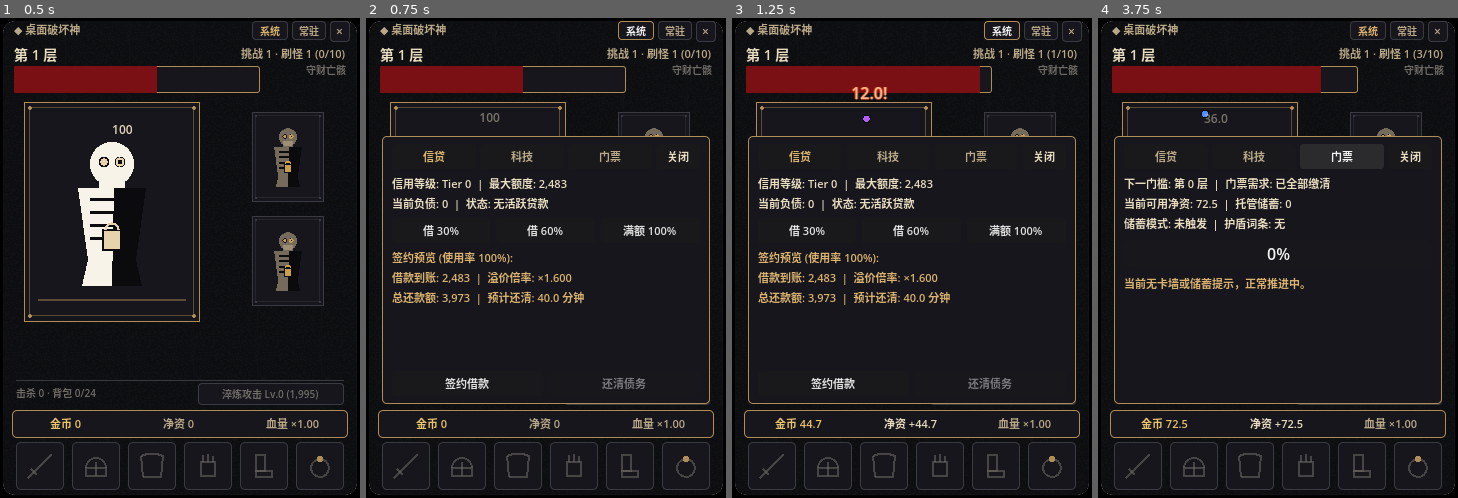
Above: before the commit, frames 1-4 (left to right).
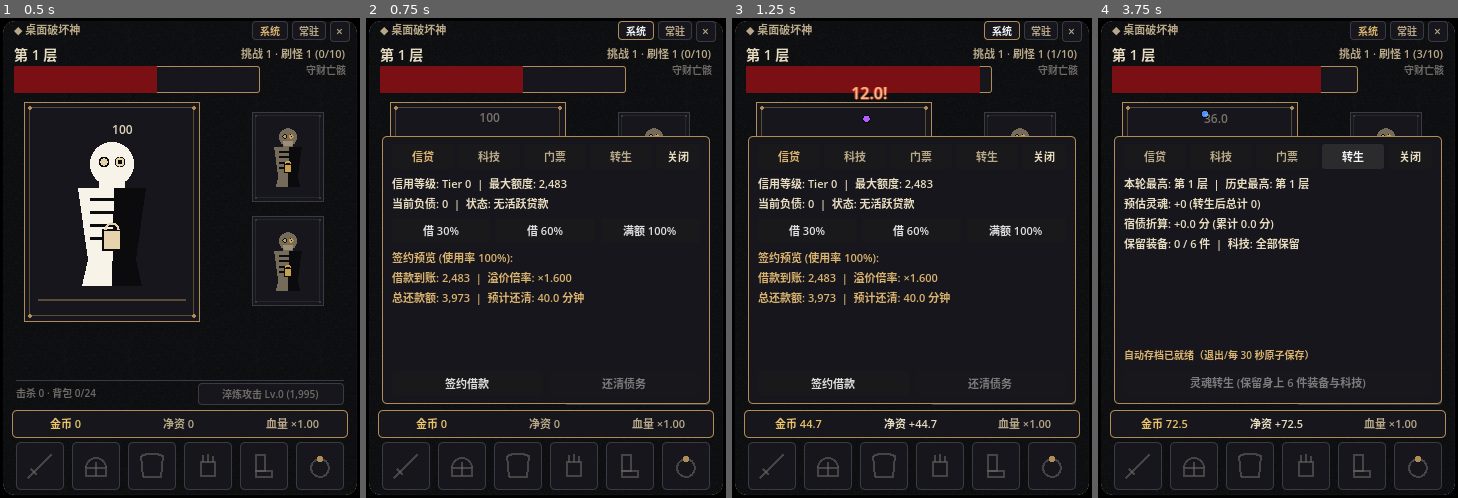
Above: after the commit, the same moments.

Repository: ruiy66288-svg/desktop-diablo
Game: Godot game, scene res://ui/MainWindow.tscn
The game is run twice, just before and just after one commit, with the same random seed, the same clock (stepped at 60 frames per second) and the same inputs.
Inputs (mouse positions are in pixels of both pictures, inside the frame that each line leads up to):
- Up to frame 1 (0.5 s): no input
- Up to frame 2 (0.75 s): click "系统" at 0.5 s
- Up to frame 3 (1.25 s): no input
- Up to frame 4 (3.75 s): click "信贷" at 1.25 s; click "科技" at 2 s; click "门票" at 2.75 s; click (1353, 157) at 3.5 s, where only the run after the commit has a clickable "转生"

Frame 1 is identical in both runs. In frame 2, 0.5% of the frame differs, in the area x 12-74%, y 27-31%; in frame 3, 0.5%; in frame 4, 5.4%, in the area x 7-75%, y 27-78%.

Commit message:
[D6 UI] 接入灵魂转生按钮与预览、自动存档离线结算及最终原型截图

Diff:
--- a/autoload/Game.gd
+++ b/autoload/Game.gd
@@ -10,13 +10,18 @@
 const CommandScript = preload("res://simulation/commands/Command.gd")
 const PresentationBusScript = preload("res://presentation/PresentationBus.gd")
 const SimEventScript = preload("res://simulation/events/SimEvent.gd")
+const SaveServiceScript = preload("res://persistence/SaveService.gd")
+const OfflineCalcScript = preload("res://offline/OfflineCalc.gd")
 
 const AUTOLOAD_NODE_NAME: String = "GameAutoload"
 const DEFAULT_MASTER_SEED: int = 20261112
 const UNCONSUMED_BUS_SAFETY_CAP: int = 512
+const DEFAULT_SAVE_PATH: String = "user://save.json"
+const AUTO_SAVE_INTERVAL_SEC: float = 30.0
 
 signal sim_ticked(steps: int)
 signal restored_from_minimized(summary: Dictionary)
+signal offline_settled(summary: Dictionary)
 
 var _state: SimStateScript = null
 var _runner: SimRunnerScript = null
@@ -25,6 +30,10 @@
 var _force_minimized_for_test: bool = false
 var _auto_tick_enabled: bool = true
 var _last_minimized_summary: Dictionary = {}
+var _last_offline_summary: Dictionary = {}
+var _auto_save_enabled: bool = false
+var _auto_save_path: String = DEFAULT_SAVE_PATH
+var _auto_save_elapsed: float = 0.0
 
 static func resolve_from_tree(tree: SceneTree) -> Game:
 	if tree == null or tree.root == null:
@@ -48,15 +57,25 @@
 	_state = SimStateScript.new(seed_val, bal)
 	if _state.tech != null:
 		_state.tech.debug_seconds_mode = debug_seconds_mode
-	_runner = SimRunnerScript.new(_state)
+	_runner = SimRunnerScript.new(_state, Callable(OfflineCalcScript, "handle_long_gap"))
 	_bus = PresentationBusScript.new()
 	_was_minimized = false
 	_last_minimized_summary = {}
+	_last_offline_summary = {}
 
 func _process(delta: float) -> void:
 	if not _auto_tick_enabled:
 		return
 	advance_frame(delta)
+	if _auto_save_enabled:
+		_auto_save_elapsed += delta
+		if _auto_save_elapsed >= AUTO_SAVE_INTERVAL_SEC:
+			_auto_save_elapsed = 0.0
+			save_current_game(_auto_save_path)
+
+func _notification(what: int) -> void:
+	if what == NOTIFICATION_WM_CLOSE_REQUEST and _auto_save_enabled:
+		save_current_game(_auto_save_path)
 
 ## 单帧推进入口：驱动 10Hz SimRunner 并在最小化状态下持续排空消费 PresentationBus (勘误 E8 & Q10)
 func advance_frame(delta: float) -> int:
@@ -157,3 +176,52 @@
 func request_settle_research(now_unix: float = -1.0) -> void:
 	var ts: float = now_unix if now_unix >= 0.0 else Time.get_unix_time_from_system()
 	submit_command(CommandScript.make_settle_research(ts))
+
+func enable_auto_persistence(save_path: String = DEFAULT_SAVE_PATH) -> void:
+	_auto_save_path = save_path
+	_auto_save_enabled = true
+	_auto_save_elapsed = 0.0
+
+func get_last_offline_summary() -> Dictionary:
+	return _last_offline_summary
+
+func save_current_game(save_path: String = DEFAULT_SAVE_PATH, now_unix: float = -1.0) -> Error:
+	if _state == null:
+		return ERR_UNCONFIGURED
+	var err: Error = SaveServiceScript.save_to_file(_state, save_path)
+	if err == OK:
+		var ts: float = now_unix if now_unix >= 0.0 else Time.get_unix_time_from_system()
+		var meta_path: String = save_path + ".meta.json"
+		var f: FileAccess = FileAccess.open(meta_path, FileAccess.WRITE)
+		if f != null:
+			f.store_string(JSON.stringify({"last_save_unix": ts}))
+			f.close()
+	return err
+
+func load_saved_game(save_path: String = DEFAULT_SAVE_PATH, now_unix: float = -1.0, p_balance: BalanceScript = null) -> Dictionary:
+	var bal: BalanceScript = p_balance if p_balance != null else (BalanceScript.load_default() as BalanceScript)
+	var loaded: SimStateScript = SaveServiceScript.load_from_file(save_path, bal)
+	if loaded == null:
+		return {"loaded": false}
+	_state = loaded
+	_runner = SimRunnerScript.new(_state, Callable(OfflineCalcScript, "handle_long_gap"))
+	_bus = PresentationBusScript.new()
+	_was_minimized = false
+	_last_minimized_summary = {}
+
+	var ts: float = now_unix if now_unix >= 0.0 else Time.get_unix_time_from_system()
+	var last_unix: float = ts
+	var meta_path: String = save_path + ".meta.json"
+	if FileAccess.file_exists(meta_path):
+		var mf: FileAccess = FileAccess.open(meta_path, FileAccess.READ)
+		if mf != null:
+			var parsed: Variant = JSON.parse_string(mf.get_as_text())
+			mf.close()
+			if parsed is Dictionary:
+				last_unix = float((parsed as Dictionary).get("last_save_unix", ts))
+
+	var elapsed: float = maxf(0.0, ts - last_unix)
+	_last_offline_summary = OfflineCalcScript.settle(_state, elapsed, ts)
+	_last_offline_summary["loaded"] = true
+	offline_settled.emit(_last_offline_summary)
+	return _last_offline_summary
--- a/tests/run_all.gd
+++ b/tests/run_all.gd
@@ -122,6 +122,17 @@
 				if bool(d5_ui_test_script.call("run")):
 					passed_count += 1
 
+	# 12. D6 UI (自动接入): 若 res://tests/test_d6_ui.gd 存在则执行
+	if ResourceLoader.exists("res://tests/test_d6_ui.gd"):
+		var d6_ui_test_script: GDScript = ResourceLoader.load("res://tests/test_d6_ui.gd") as GDScript
+		if d6_ui_test_script != null:
+			total_count += 1
+			if not d6_ui_test_script.can_instantiate():
+				printerr("[TestRunner] 可选测试脚本编译失败，计为未通过: " + d6_ui_test_script.resource_path)
+			else:
+				if bool(d6_ui_test_script.call("run")):
+					passed_count += 1
+
 	print("--------------------------------------------------")
 	if passed_count == total_count:
 		print("[TestRunner] 全部测试通过! 通过数 / 总数: %d / %d" % [passed_count, total_count])
--- /dev/null
+++ b/tests/test_d6_ui.gd
@@ -0,0 +1,119 @@
+extends RefCounted
+
+## D6 UI 与 Game 协调器集成测试 (`WP-16` 灵魂转生 UI + `WP-17` 自动读存档与离线结算闭环)
+## 铁律：100% 显式静态类型，零 :=；UI 只读 SimState，所有状态变更通过 Game.request_* -> Command 队列
+
+const GameScript = preload("res://autoload/Game.gd")
+const MainWindowScript = preload("res://ui/MainWindow.gd")
+const SystemsDrawerScript = preload("res://ui/SystemsDrawer.gd")
+const SimStateScript = preload("res://simulation/SimState.gd")
+const ItemInstanceScript = preload("res://simulation/loot/ItemInstance.gd")
+const NumScript = preload("res://core/num/Num.gd")
+
+const TEST_SAVE_PATH: String = "user://test_d6_ui_save.json"
+
+static func run() -> bool:
+	var ok: bool = true
+	ok = _test_prestige_drawer_flow() and ok
+	ok = _test_game_save_load_offline_flow() and ok
+	return ok
+
+static func _test_prestige_drawer_flow() -> bool:
+	var game: GameScript = GameScript.new()
+	game.initialize_session(20261113, null, true)
+	var state: SimStateScript = game.get_sim_state()
+	state.run_best = 120
+	state.all_time_best = 120
+	state.current_stage = 120
+	var wpn: ItemInstanceScript = ItemInstanceScript.new(
+		88001,
+		"转生测试剑",
+		ItemInstanceScript.Slot.WEAPON,
+		ItemInstanceScript.Rarity.UNIQUE,
+		15,
+		3.0,
+		0.2,
+		1.2,
+		state.balance
+	)
+	state.equip_item(wpn)
+
+	var win: MainWindowScript = MainWindowScript.new()
+	win.bind_game(game)
+	win._ready()
+
+	win.open_systems_drawer(SystemsDrawerScript.TabKind.PRESTIGE)
+	if not win.systems_drawer.visible or win.systems_drawer.get_active_tab() != SystemsDrawerScript.TabKind.PRESTIGE:
+		push_error("[test_d6_ui] Expected SystemsDrawer open on PRESTIGE tab")
+		win.free()
+		game.free()
+		return false
+
+	var pv: Dictionary = win.systems_drawer.get_prestige_preview_snapshot()
+	if not bool(pv.get("can_prestige", false)) or int(pv.get("kept_equipped_count", 0)) != 1:
+		push_error("[test_d6_ui] Expected can_prestige=true and kept_equipped_count=1")
+		win.free()
+		game.free()
+		return false
+
+	win.systems_drawer._on_prestige_pressed()
+	game.advance_frame(0.2)
+
+	if state.current_stage != 1 or state.equipped.get("weapon", null) == null:
+		push_error("[test_d6_ui] Expected current_stage reset to 1 and weapon kept after prestige")
+		win.free()
+		game.free()
+		return false
+
+	win.free()
+	game.free()
+	print("[test_d6_ui] _test_prestige_drawer_flow PASS")
+	return true
+
+static func _test_game_save_load_offline_flow() -> bool:
+	_cleanup_test_files()
+
+	var game_a: GameScript = GameScript.new()
+	game_a.initialize_session(20261113, null, true)
+	var state_a: SimStateScript = game_a.get_sim_state()
+	state_a.run_best = 12
+	state_a.all_time_best = 12
+	state_a.current_stage = 12
+	state_a.upgrades.atk_level = 5
+	state_a.recalculate_stats()
+
+	var t0: float = 1700000000.0
+	var save_err: Error = game_a.save_current_game(TEST_SAVE_PATH, t0)
+	if save_err != OK:
+		push_error("[test_d6_ui] Expected save_current_game OK, got %d" % int(save_err))
+		game_a.free()
+		return false
+
+	var game_b: GameScript = GameScript.new()
+	var off: Dictionary = game_b.load_saved_game(TEST_SAVE_PATH, t0 + 120.0)
+	if not bool(off.get("loaded", false)):
+		push_error("[test_d6_ui] Expected load_saved_game loaded=true")
+		game_a.free()
+		game_b.free()
+		_cleanup_test_files()
+		return false
+
+	var eff_sec: float = float(off.get("effective_seconds", 0.0))
+	var state_b: SimStateScript = game_b.get_sim_state()
+	if not is_equal_approx(eff_sec, 120.0) or state_b.run_best < 12:
+		push_error("[test_d6_ui] Expected effective_seconds=120.0 and run_best>=12, got %.1f / %d" % [eff_sec, state_b.run_best])
+		game_a.free()
+		game_b.free()
+		_cleanup_test_files()
+		return false
+
+	game_a.free()
+	game_b.free()
+	_cleanup_test_files()
+	print("[test_d6_ui] _test_game_save_load_offline_flow PASS (offline 120s, gold=%s)" % NumScript.format_num(float(off.get("gold_gain_log", NumScript.ZERO))))
+	return true
+
+static func _cleanup_test_files() -> void:
+	for p: String in [TEST_SAVE_PATH, TEST_SAVE_PATH + ".meta.json", TEST_SAVE_PATH + ".bak", TEST_SAVE_PATH + ".tmp"]:
+		if FileAccess.file_exists(p):
+			DirAccess.remove_absolute(ProjectSettings.globalize_path(p))
--- a/ui/MainWindow.gd
+++ b/ui/MainWindow.gd
@@ -37,8 +37,8 @@
 
 const MAIN_CARD_POS: Vector2 = Vector2(24.0, 84.0)
 const MAIN_CARD_SIZE: Vector2 = Vector2(176.0, 220.0)
-const BOSS_CARD_POS: Vector2 = Vector2(76.0, 64.0)
-const BOSS_CARD_SIZE: Vector2 = Vector2(208.0, 260.0)
+const BOSS_CARD_POS: Vector2 = Vector2(76.0, 66.0)
+const BOSS_CARD_SIZE: Vector2 = Vector2(208.0, 256.0)
 const QUEUE_CARD_1_POS: Vector2 = Vector2(252.0, 94.0)
 const QUEUE_CARD_2_POS: Vector2 = Vector2(252.0, 198.0)
 const QUEUE_CARD_SIZE: Vector2 = Vector2(72.0, 90.0)
@@ -139,6 +139,10 @@
 			bind_game(fallback_game)
 
 	_parse_capture_user_args()
+	if DisplayServer.get_name() != "headless" and _capture_preview_path.is_empty() and game_ref != null:
+		if FileAccess.file_exists(GameScript.DEFAULT_SAVE_PATH):
+			game_ref.load_saved_game(GameScript.DEFAULT_SAVE_PATH)
+		game_ref.enable_auto_persistence(GameScript.DEFAULT_SAVE_PATH)
 	refresh_hud()
 
 ## 绑定外部或全局 Game 会话协调器（支持测试环境注入独立确定性会话）
--- a/ui/SystemsDrawer.gd
+++ b/ui/SystemsDrawer.gd
@@ -16,7 +16,8 @@
 enum TabKind {
 	CREDIT = 0,
 	TECH = 1,
-	TOLL = 2
+	TOLL = 2,
+	PRESTIGE = 3
 }
 
 var _game_ref: GameScript = null
@@ -26,6 +27,7 @@
 var _btn_tab_credit: Button = null
 var _btn_tab_tech: Button = null
 var _btn_tab_toll: Button = null
+var _btn_tab_prestige: Button = null
 var _content_box: VBoxContainer = null
 
 # Credit tab widgets
@@ -49,6 +51,12 @@
 var _lbl_toll_status: Label = null
 var _toll_progress_bar: ProgressBar = null
 var _lbl_toll_hint: Label = null
+
+# Prestige tab widgets
+var _prestige_view: VBoxContainer = null
+var _lbl_prestige_preview: Label = null
+var _lbl_offline_summary: Label = null
+var _btn_prestige: Button = null
 
 func _init() -> void:
 	name = "SystemsDrawer"
@@ -75,7 +83,8 @@
 
 func open_tab(tab_idx: int = -1) -> void:
 	if tab_idx >= 0:
-		_active_tab = clampi(tab_idx, TabKind.CREDIT, TabKind.TOLL)
+		_active_tab = clampi(tab_idx, TabKind.CREDIT, TabKind.PRESTIGE)
+		_sync_tab_visibility()
 	visible = true
 	refresh_view()
 
@@ -112,9 +121,11 @@
 	_btn_tab_credit = _make_tab_button("信贷", TabKind.CREDIT)
 	_btn_tab_tech = _make_tab_button("科技", TabKind.TECH)
 	_btn_tab_toll = _make_tab_button("门票", TabKind.TOLL)
+	_btn_tab_prestige = _make_tab_button("转生", TabKind.PRESTIGE)
 	header.add_child(_btn_tab_credit)
 	header.add_child(_btn_tab_tech)
 	header.add_child(_btn_tab_toll)
+	header.add_child(_btn_tab_prestige)
 
 	var close_btn: Button = Button.new()
 	close_btn.name = "BtnCloseDrawer"
@@ -132,6 +143,7 @@
 	_build_credit_tab()
 	_build_tech_tab()
 	_build_toll_tab()
+	_build_prestige_tab()
 	_sync_tab_visibility()
 
 func _make_tab_button(title: String, tab_idx: int) -> Button:
@@ -253,6 +265,41 @@
 	_lbl_toll_hint.add_theme_color_override("font_color", ThemePaletteScript.color_old_gold_bright())
 	_toll_view.add_child(_lbl_toll_hint)
 
+func _build_prestige_tab() -> void:
+	_prestige_view = VBoxContainer.new()
+	_prestige_view.size_flags_vertical = Control.SIZE_EXPAND_FILL
+	_prestige_view.add_theme_constant_override("separation", 8)
+	_content_box.add_child(_prestige_view)
+
+	_lbl_prestige_preview = Label.new()
+	_lbl_prestige_preview.autowrap_mode = TextServer.AUTOWRAP_WORD_SMART
+	_lbl_prestige_preview.size_flags_vertical = Control.SIZE_EXPAND_FILL
+	_lbl_prestige_preview.add_theme_font_size_override("font_size", 11)
+	_lbl_prestige_preview.add_theme_color_override("font_color", ThemePaletteScript.color_bone_white())
+	_prestige_view.add_child(_lbl_prestige_preview)
+
+	_lbl_offline_summary = Label.new()
+	_lbl_offline_summary.autowrap_mode = TextServer.AUTOWRAP_WORD_SMART
+	_lbl_offline_summary.add_theme_font_size_override("font_size", 10)
+	_lbl_offline_summary.add_theme_color_override("font_color", ThemePaletteScript.color_old_gold_bright())
+	_prestige_view.add_child(_lbl_offline_summary)
+
+	_btn_prestige = Button.new()
+	_btn_prestige.name = "BtnSoulPrestige"
+	_btn_prestige.text = "灵魂转生 (保留身上 6 件装备与科技)"
+	_btn_prestige.custom_minimum_size = Vector2(0.0, 26.0)
+	_btn_prestige.add_theme_font_size_override("font_size", 11)
+	_btn_prestige.pressed.connect(_on_prestige_pressed)
+	_prestige_view.add_child(_btn_prestige)
+
+func get_prestige_preview_snapshot() -> Dictionary:
+	if _game_ref == null:
+		return {"can_prestige": false}
+	var state: SimStateScript = _game_ref.get_sim_state()
+	if state == null:
+		return {"can_prestige": false}
+	return state.get_soul_prestige_preview()
+
 func _on_tab_selected(tab_idx: int) -> void:
 	_active_tab = tab_idx
 	_sync_tab_visibility()
@@ -262,6 +309,7 @@
 	_credit_view.visible = (_active_tab == TabKind.CREDIT)
 	_tech_view.visible = (_active_tab == TabKind.TECH)
 	_toll_view.visible = (_active_tab == TabKind.TOLL)
+	_prestige_view.visible = (_active_tab == TabKind.PRESTIGE)
 
 	_btn_tab_credit.add_theme_color_override(
 		"font_color",
@@ -275,6 +323,10 @@
 		"font_color",
 		ThemePaletteScript.color_old_gold_bright() if _active_tab == TabKind.TOLL else ThemePaletteScript.color_bone_shadow()
 	)
+	_btn_tab_prestige.add_theme_color_override(
+		"font_color",
+		ThemePaletteScript.color_old_gold_bright() if _active_tab == TabKind.PRESTIGE else ThemePaletteScript.color_bone_shadow()
+	)
 
 func refresh_view() -> void:
 	if not visible or _game_ref == null:
@@ -290,6 +342,8 @@
 			_refresh_tech_tab(state)
 		TabKind.TOLL:
 			_refresh_toll_tab(state)
+		TabKind.PRESTIGE:
+			_refresh_prestige_tab(state)
 
 func _refresh_credit_tab(state: SimStateScript) -> void:
 	var stage: int = state.get_active_stage()
@@ -429,6 +483,38 @@
 			return true
 	return false
 
+func _refresh_prestige_tab(state: SimStateScript) -> void:
+	var pv: Dictionary = state.get_soul_prestige_preview()
+	var can_prestige: bool = bool(pv.get("can_prestige", false))
+	var pending_log: float = float(pv.get("pending_souls_log", NumScript.ZERO))
+	var after_log: float = float(pv.get("souls_after_log", NumScript.ZERO))
+	var debt_add: float = float(pv.get("legacy_debt_added_minutes", 0.0))
+	var debt_total: float = float(pv.get("legacy_debt_total_minutes", 0.0))
+	var kept_eq: int = int(pv.get("kept_equipped_count", 0))
+
+	_lbl_prestige_preview.text = "本轮最高: 第 %d 层  |  历史最高: 第 %d 层\n预估灵魂: +%s (转生后总计 %s)\n宿债折算: +%.1f 分 (累计 %.1f 分)\n保留装备: %d / 6 件  |  科技: 全部保留" % [
+		state.run_best,
+		state.all_time_best,
+		NumScript.format_num(pending_log),
+		NumScript.format_num(after_log),
+		debt_add,
+		debt_total,
+		kept_eq
+	]
+	_btn_prestige.disabled = not can_prestige
+
+	var off: Dictionary = _game_ref.get_last_offline_summary()
+	if not off.is_empty() and bool(off.get("loaded", false)):
+		var eff_s: float = float(off.get("effective_seconds", 0.0))
+		var g_log: float = float(off.get("gold_gain_log", NumScript.ZERO))
+		_lbl_offline_summary.text = "最近离线结算: %.0fs · 金币 +%s" % [eff_s, NumScript.format_num(g_log)]
+	else:
+		_lbl_offline_summary.text = "自动存档已就绪（退出/每 30 秒原子保存）"
+
+func _on_prestige_pressed() -> void:
+	if _game_ref != null:
+		_game_ref.request_soul_prestige()
+
 func _on_research_node_pressed(node_id: String) -> void:
 	if _game_ref != null:
 		_game_ref.request_start_research(node_id)
Binary file added: tools/out/wp17_final_prototype_preview.png
